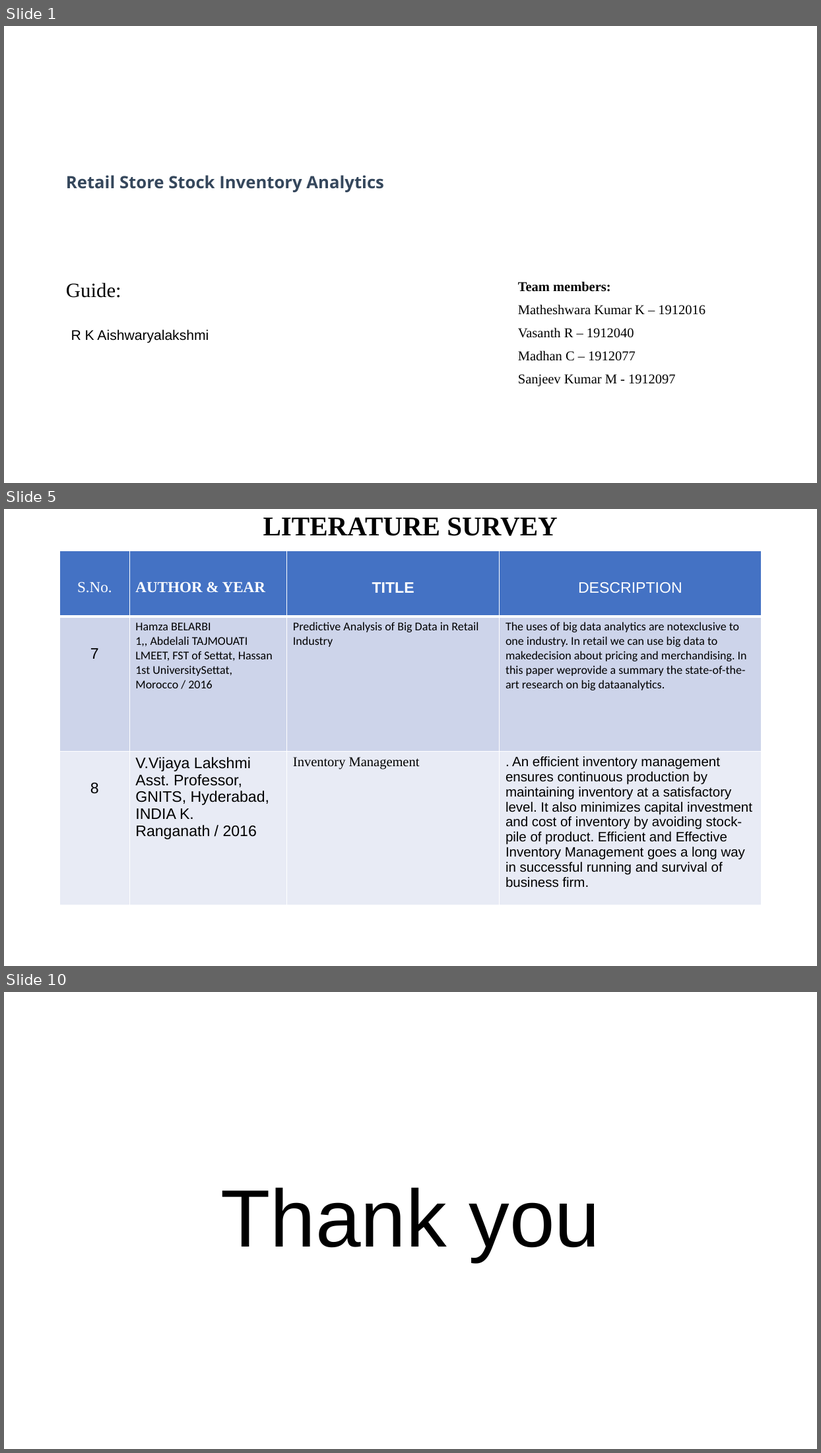
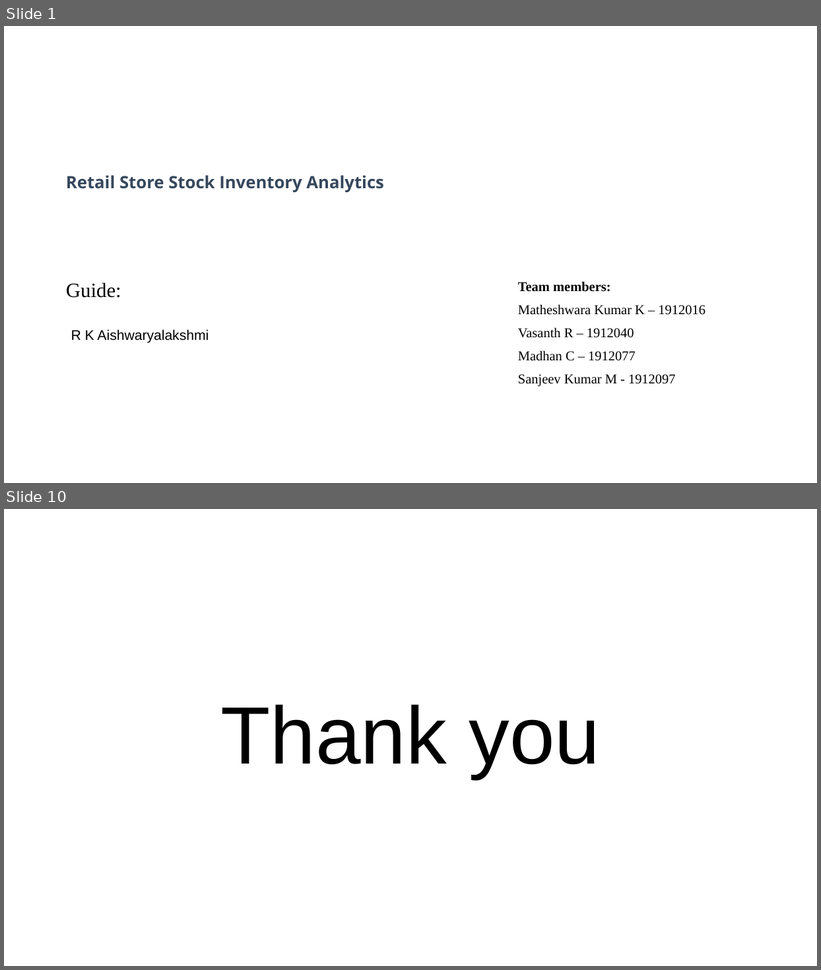
Before and after one commit to IBM-EPBL/IBM-Project-24284-1659940973, a slide deck: Retail Store Stock Inventory Analytics.pptx. Shown one above the other, each under a label of ours: slides 1, 5 and 10 before the commit, slides 1 and 10 after it; the slides between them are not shown. The pictures are 821x1453 and 821x970 pixels, drawn with LibreOffice and Linux fonts; fonts in the diff are those of the drawing. Boxes give left, top, right and bottom in pixels: in the first picture for what was removed or moved away, otherwise in the second. Text is boxed around its words. In the diff, an @@ line names an element or a change of style, - is before the commit and + after.

```diff
--- a/Retail Store Stock Inventory Analytics.pptx
+++ b/Retail Store Stock Inventory Analytics.pptx
@@ slide 5 removed at <box>4,509,817,966</box>, background #FFFFFF @@
@@ title removed at <box>263,517,557,536</box> @@
-LITERATURE SURVEY
@@ table removed at <box>60,551,762,890</box>, 3 rows, 4 columns @@
-S.No. | AUTHOR & YEAR | TITLE | DESCRIPTION
-7 | Hamza BELARBI / 1,, Abdelali TAJMOUATI LMEET, FST of Settat, Hassan 1st UniversitySettat, Morocco / 2016 | Predictive Analysis of Big Data in Retail Industry | The uses of big data analytics are notexclusive to one industry. In retail we can use big data to makedecision about pricing and merchandising. In this paper weprovide a summary the state-of-the-art research on big dataanalytics.
-8 | V.Vijaya Lakshmi Asst. Professor, GNITS, Hyderabad, INDIA K. Ranganath / 2016 | Inventory Management | . An efficient inventory management ensures continuous production by maintaining inventory at a satisfactory level. It also minimizes capital investment and cost of inventory by avoiding stock-pile of product. Efficient and Effective Inventory Management goes a long way in successful running and survival of business firm.
```
Also in this commit, not shown: 6 slides changed, 2 slides added, 1 other slide removed.
